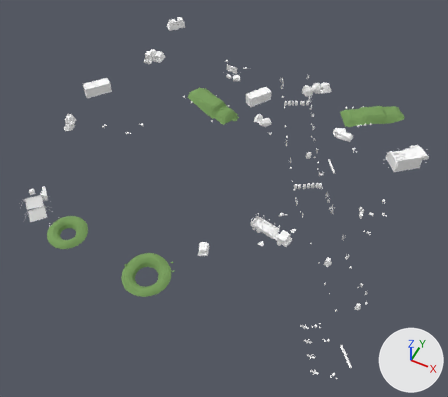
A saved change to the glTF model assets/models/outdoor/outdoor_03.glb.
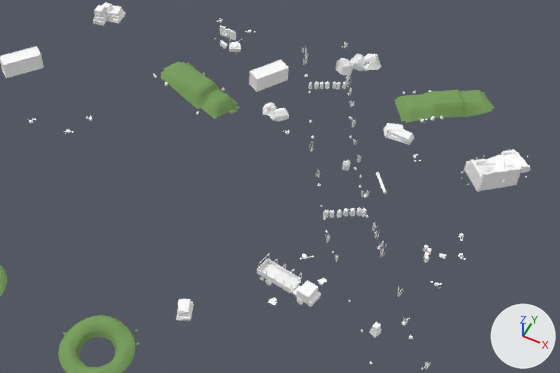
Each version is shown whole from a camera (50 mm lens) standing at (46.0, -88.7, 99.8) and looking at (3.8, -4.2, -5.8), then close up on the part from 19% to 100% of the width and 12% to 73% of the height. The axes (+X, +Y, +Z) are drawn at lower right. The lights are the same throughout. The last two pictures show the newer version. Vertices at exactly the same position are counted once.

In view in the first close-up: 'gas_station_town'.
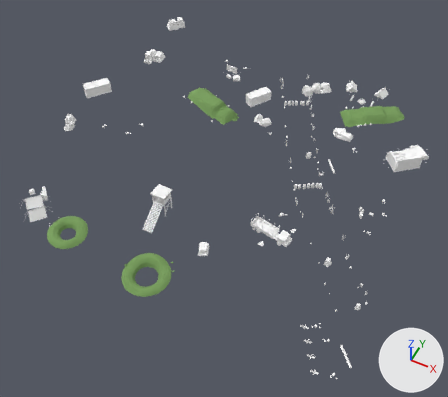
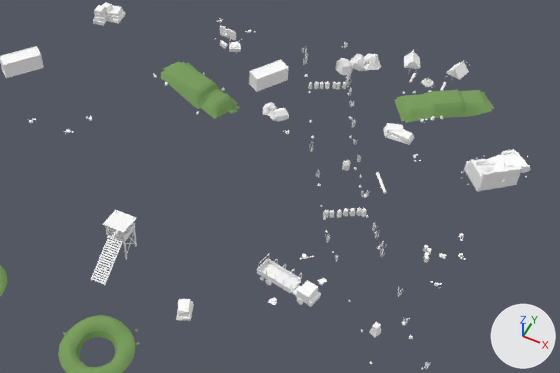
Location of each change, [x1, y1, x2, y2] in pixels of the close-ups (560 x 373 px):
```json
{"part": 1, "of": "me_gas_station_town", "change": "added", "after": [91, 210, 136, 286]}
{"part": 2, "of": "me_gas_station_town", "change": "added", "after": [404, 50, 469, 91]}
```

Scene script edits in JSON lines:
```json
{"block": "me_gas_station_town", "where": "# used by ob_gas_station_town; location = (0.0, 0.0, 0.0)"}
{"op": "remove", "block": "me_gas_station_town", "code": "me_gas_station_town.from_pydata(...)  # 11143 vertices, 16748 faces; spans x -38.2..43.5, y -38.1..46.4, z -4.0..6.8"}
{"op": "add", "block": "me_gas_station_town", "code": "me_gas_station_town.from_pydata(...)  # 12403 vertices, 18644 faces; spans x -38.2..43.5, y -38.1..46.4, z -4.0..6.8"}
{"block": "me_gas_station_town", "change": "me_gas_station_town part 1: 584 vertices added at x -5.4..-2.1, y -24.4..-16.1, z 0.3..6.4"}
{"block": "me_gas_station_town", "change": "me_gas_station_town part 2: 300 vertices added at x 16.5..27.4, y 35.3..44.2, z -0.6..1.0"}
{"block": "me_gas_station_town", "change": "other edits to the shape of me_gas_station_town do not show in these pictures"}
```
